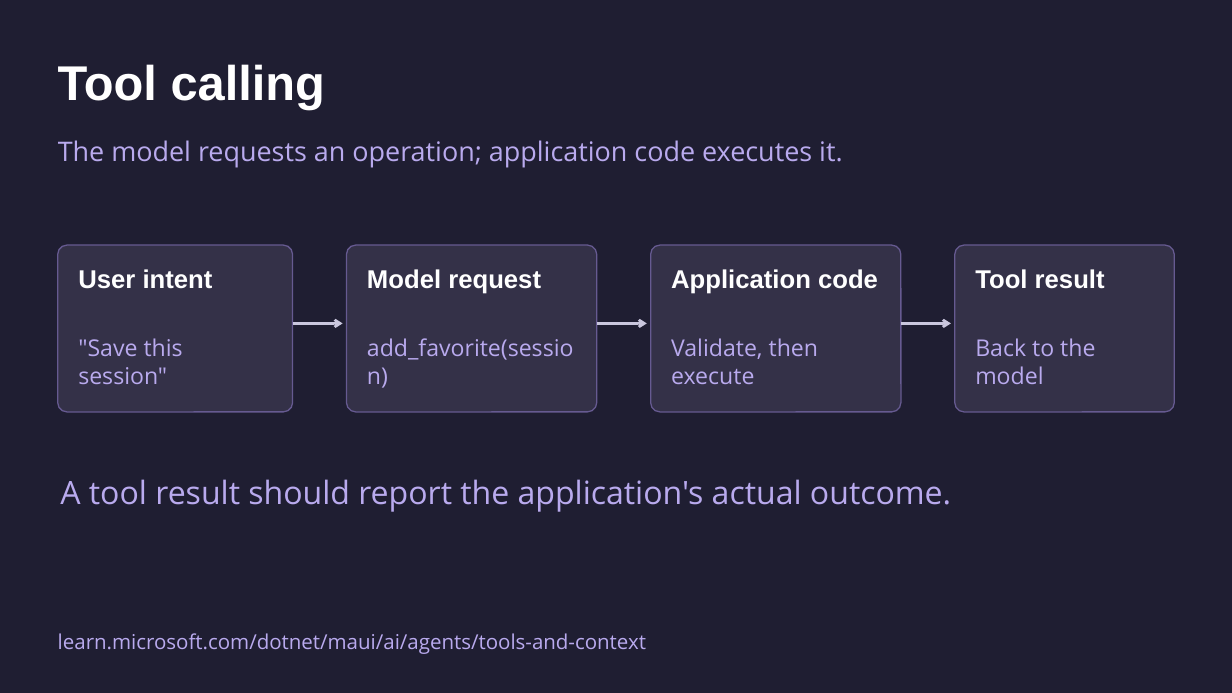
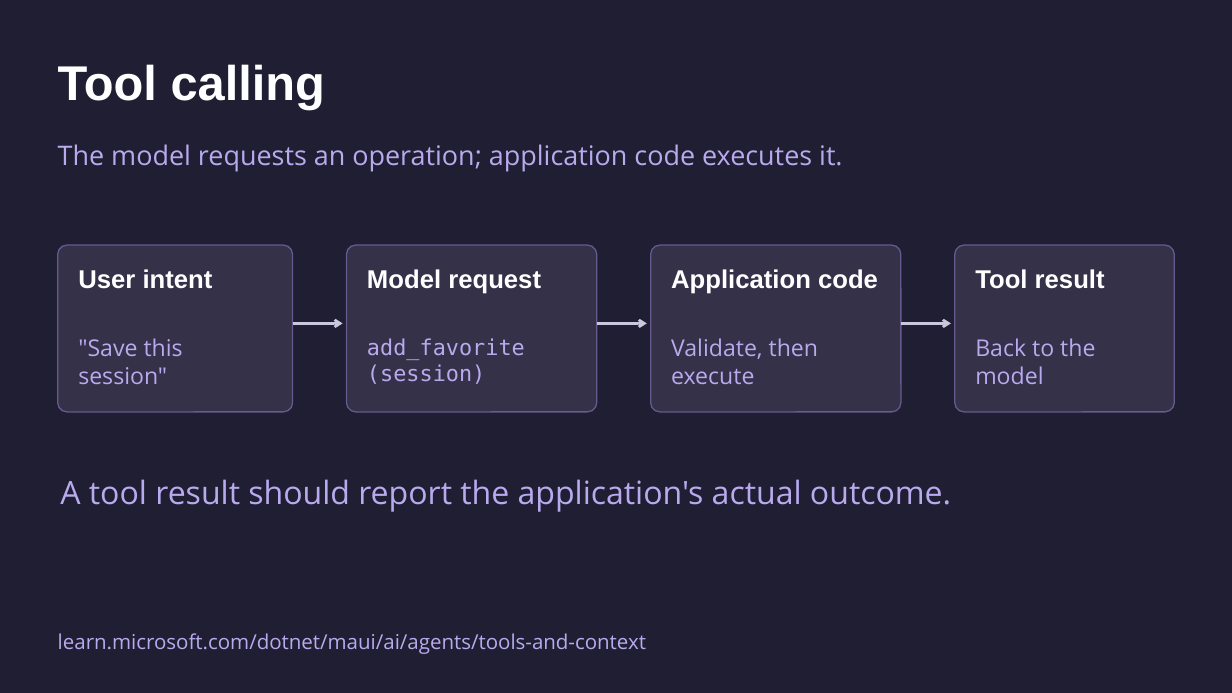
Before and after one commit to mattleibow/dotnetconf2026, a slide deck: slide 22 of slides.pptx (slide 20 before the commit). Drawn at 1232x693 pixels with LibreOffice and Linux fonts; fonts in the diff are those of the drawing. Boxes give left, top, right and bottom in pixels: in the first picture for what was removed or moved away, otherwise in the second. Text is boxed around its words. In the diff, an @@ line names an element or a change of style, - is before the commit and + after.

```diff
--- a/slides.pptx
+++ b/slides.pptx
@@ text "The model requests an operation; ...": place and size @@
-text "The model requests an operation; ..." at bbox=[58, 140, 842, 168]
+text "The model requests an operation; ..." at bbox=[58, 144, 842, 172]
@@ text at bbox=[367, 338, 525, 384]: text changed; size 18 to 17 pt; font Open Sans to DejaVu Sans Mono @@
-add_favorite(session)
+add_favorite
+(session)
```
Also in this commit, not shown: 24 other slides changed, 5 slides added, 3 slides removed.
